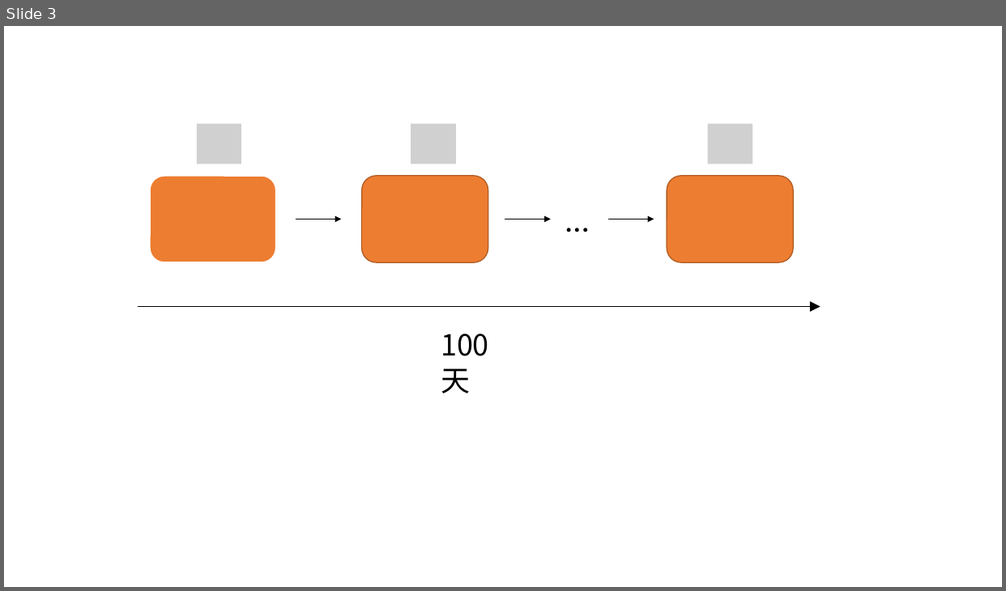
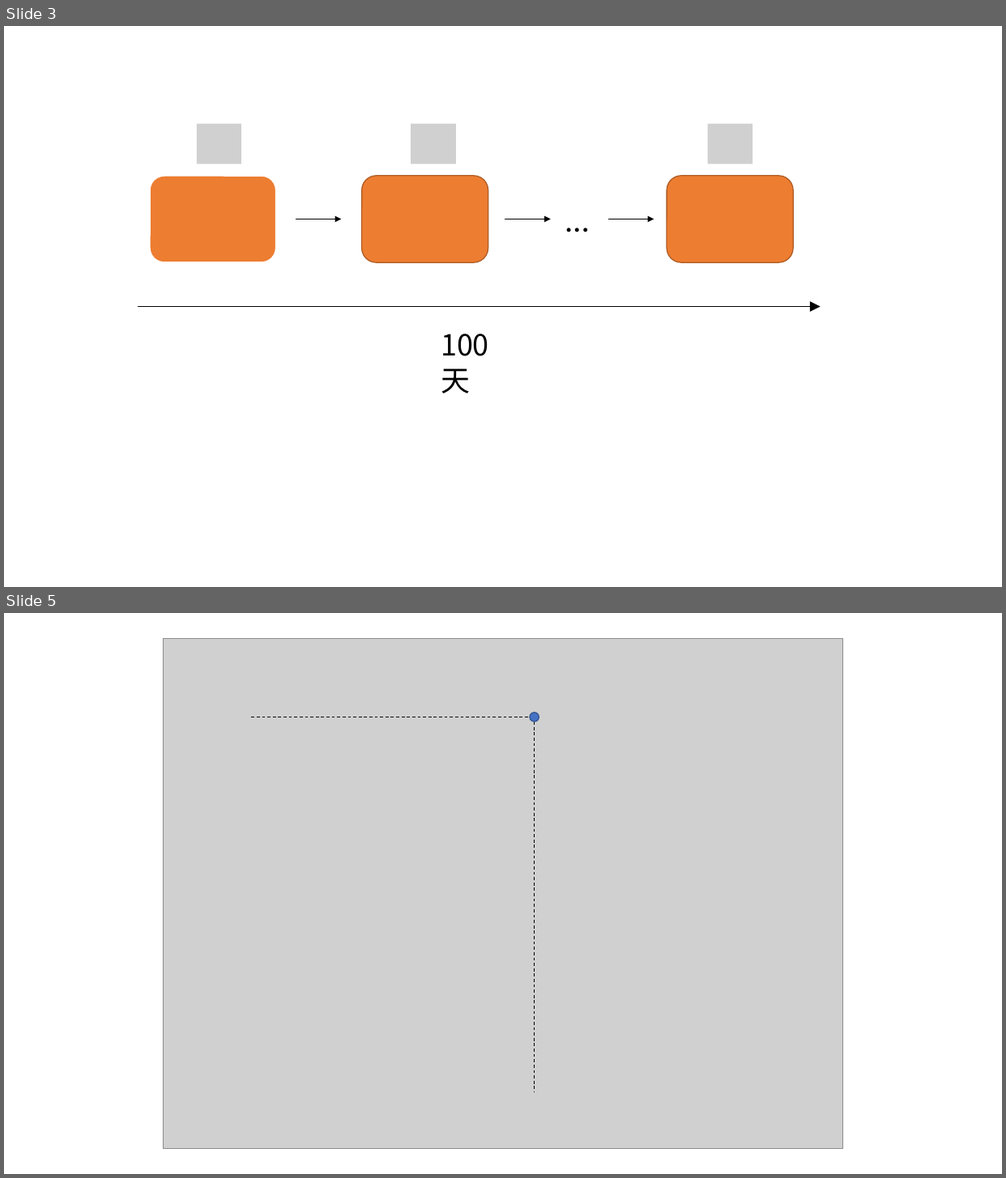
Before and after one commit to Yibeibankaishui/202151MATH, a slide deck: article/figures/流水线PPT.pptx. Shown one above the other, each under a label of ours: slide 3 before the commit, slides 3 and 5 after it; the slides between them are not shown. The pictures are 1006x591 and 1006x1178 pixels, drawn with LibreOffice and Linux fonts; fonts in the diff are those of the drawing; grey boxes stand for pictures. Boxes give left, top, right and bottom in pixels: in the first picture for what was removed or moved away, otherwise in the second. Text is boxed around its words. In the diff, an @@ line names an element or a change of style, - is before the commit and + after.

```diff
--- a/article/figures/流水线PPT.pptx
+++ b/article/figures/流水线PPT.pptx
@@ slide 5 added at (4, 613, 1002, 1174), background #FFFFFF @@
@@ picture added at (163, 638, 842, 1148) @@
@@ line added from (251, 717) to (535, 717), #000000 0.75 pt dashed @@
@@ ellipse added at (530, 713, 539, 722), fill #4472C4, outline #325491 1 pt @@
@@ line added from (535, 717) to (535, 1093), #000000 0.75 pt dashed @@
@@ picture added at (526, 1097, 552, 1122) @@
```
Also in this commit, not shown: 1 other slide added, 3 other files.
